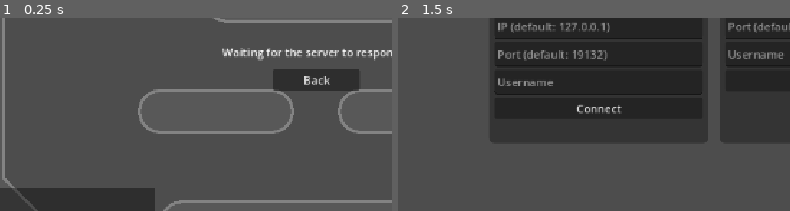
Above: before the commit, frames 1-2 (left to right).
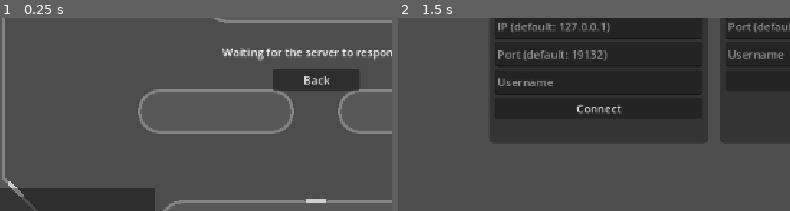
Above: after the commit, the same moments.

Repository: dairycultist/web-party-game
Game: Godot game, scene res://scenes/networked.tscn
Two runs of this game, one before a commit and one after it. Both use one fixed random seed, a clock stepped at 60 frames per second and the inputs below. This scene is started directly instead of the project's main scene. The engine's default icon, where the game draws it, is replaced by a stand-in: a white triangle on a blue panel in a dark square.
Inputs (mouse positions are % of the whole screen's width and height, from its top left):
- Up to frame 1 (0.25 s): no input
- Up to frame 2 (1.5 s): click (15, 97) at 0.52 s; type "12" at 0.6 s; click "Back" at 1.25 s
The pictures show only the part of the screen within x 11-61%, y 29-79%; the shares and areas given below are measured in that part.

The runs differ from the first frame. In frame 1, 0.2% of the frame differs, in the area x 2-84%, y 84-96%; in frame 2, nothing differs.
Error in both runs: Invalid access to property or key 'peer_connected' on a base object of type 'Nil'. (res://network.gd:112)

Commit message:
Add bouncepads and update player controller to reduce air drag for them to work

Diff:
--- a/client/player/player.gd
+++ b/client/player/player.gd
@@ -34,9 +34,20 @@
 	var move: float
 
 	if Input.mouse_mode == Input.MOUSE_MODE_CAPTURED:
+
 		move = Input.get_axis("move_left", "move_right")
 
-	velocity.x = lerp(velocity.x, 300.0 * move, 12.0 * delta)
+		if move:
+			velocity.x = lerp(velocity.x, 300.0 * move, 12.0 * delta)
+
+	if not move:
+		if is_on_floor():
+			# ground drag
+			velocity.x = lerp(velocity.x, 0.0, 12.0 * delta)
+		else:
+			# air drag
+			velocity.x = lerp(velocity.x, 0.0, 2.0 * delta)
+
 	velocity.y += 1200.0 * delta
 
 	if time_since_grounded < 0.2 and Input.is_action_pressed("jump"):
--- a/scenes/networked.tscn
+++ b/scenes/networked.tscn
@@ -5,6 +5,7 @@
 [ext_resource type="Script" uid="uid://ca7f8ru1mg8ey" path="res://disconnect_button.gd" id="2_y3w5k"]
 [ext_resource type="Script" uid="uid://b4toqjl1ct5yc" path="res://server/server.gd" id="4_jivpx"]
 [ext_resource type="TileSet" uid="uid://um5ip70ql0eq" path="res://tile/tileset.tres" id="4_y3w5k"]
+[ext_resource type="PackedScene" uid="uid://dpyy0flp6nxkk" path="res://tile/bouncepad.tscn" id="5_dw0sb"]
 
 [node name="World" type="Node" unique_id=682056448]
 
@@ -145,6 +146,13 @@
 tile_map_data = PackedByteArray("AAD9/wYAAAABAAAAAAD+/wYAAAABAAAAAAD//wYAAAABAAAAAAAAAAYAAAABAAAAAAABAAYAAAABAAAAAAACAA …(3920 unchanged characters)…
 tile_set = ExtResource("4_y3w5k")
 
+[node name="Bouncepad" parent="Client" unique_id=1333676052 instance=ExtResource("5_dw0sb")]
+position = Vector2(0, 192)
+
+[node name="Bouncepad2" parent="Client" unique_id=664763462 instance=ExtResource("5_dw0sb")]
+position = Vector2(-432, 176)
+rotation = 0.7853982
+
 [node name="Server" type="Node" parent="." unique_id=1960978760]
 script = ExtResource("4_jivpx")
 
--- /dev/null
+++ b/tile/bouncepad.gd
@@ -0,0 +1,12 @@
+extends Area2D
+
+func _ready() -> void:
+	body_entered.connect(_on_body_entered)
+
+func _on_body_entered(body: Node2D):
+
+	print(body)
+
+	if body is CharacterBody2D:
+
+		body.velocity = -650 * transform.y
--- /dev/null
+++ b/tile/bouncepad.tscn
@@ -0,0 +1,19 @@
+[gd_scene format=3 uid="uid://dpyy0flp6nxkk"]
+
+[ext_resource type="Script" uid="uid://ve5c3y06nrnj" path="res://tile/bouncepad.gd" id="1_g0xtx"]
+[ext_resource type="Texture2D" uid="uid://br2mn7unjhib3" path="res://tile/bouncepad.png" id="1_ni80v"]
+
+[sub_resource type="RectangleShape2D" id="RectangleShape2D_lxpj2"]
+size = Vector2(32, 32)
+
+[node name="Bouncepad" type="Area2D" unique_id=1333676052]
+gravity_point_center = Vector2(0, -1)
+gravity_direction = Vector2(0, -1)
+gravity = 2358.852
+script = ExtResource("1_g0xtx")
+
+[node name="Sprite" type="Sprite2D" parent="." unique_id=193527699]
+texture = ExtResource("1_ni80v")
+
+[node name="CollisionShape2D" type="CollisionShape2D" parent="." unique_id=1385849097]
+shape = SubResource("RectangleShape2D_lxpj2")
Not shown, added: tile/bouncepad.gd.uid
Binary file added: tile/bouncepad.png
Not shown, added: tile/bouncepad.png.import
